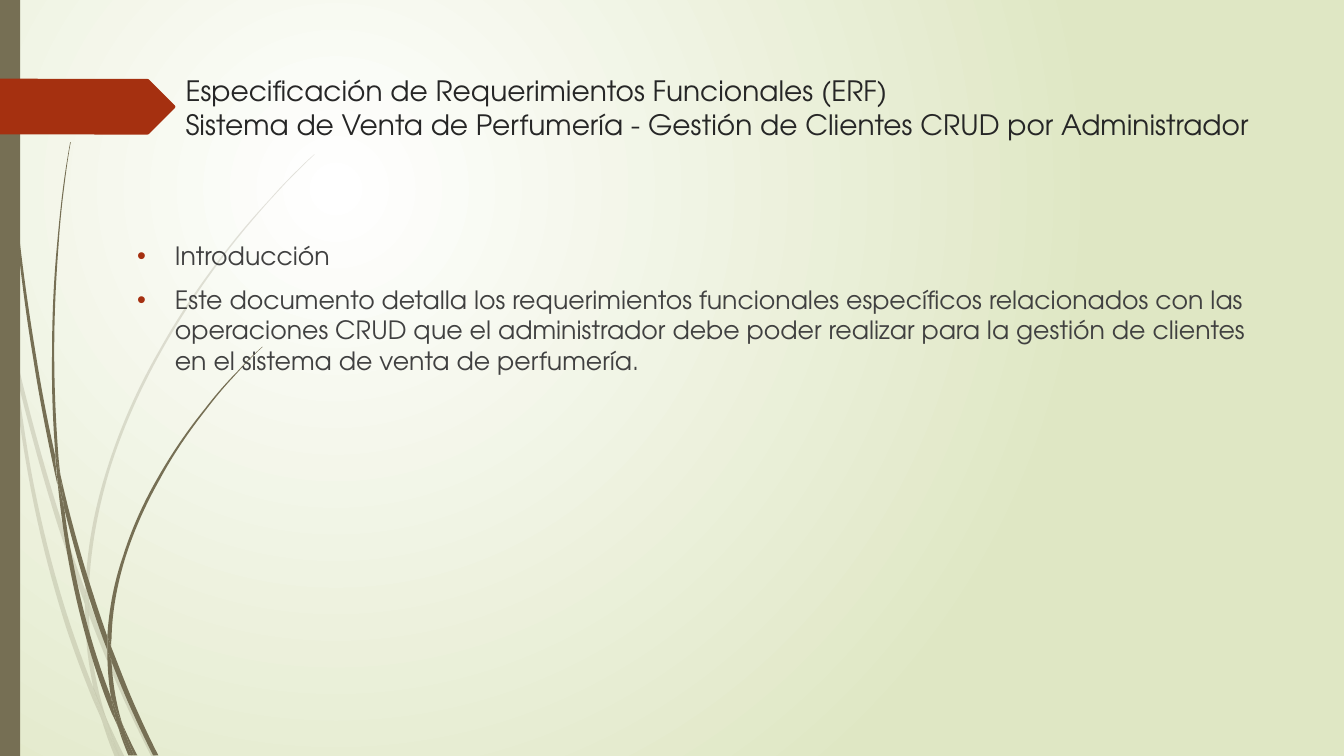
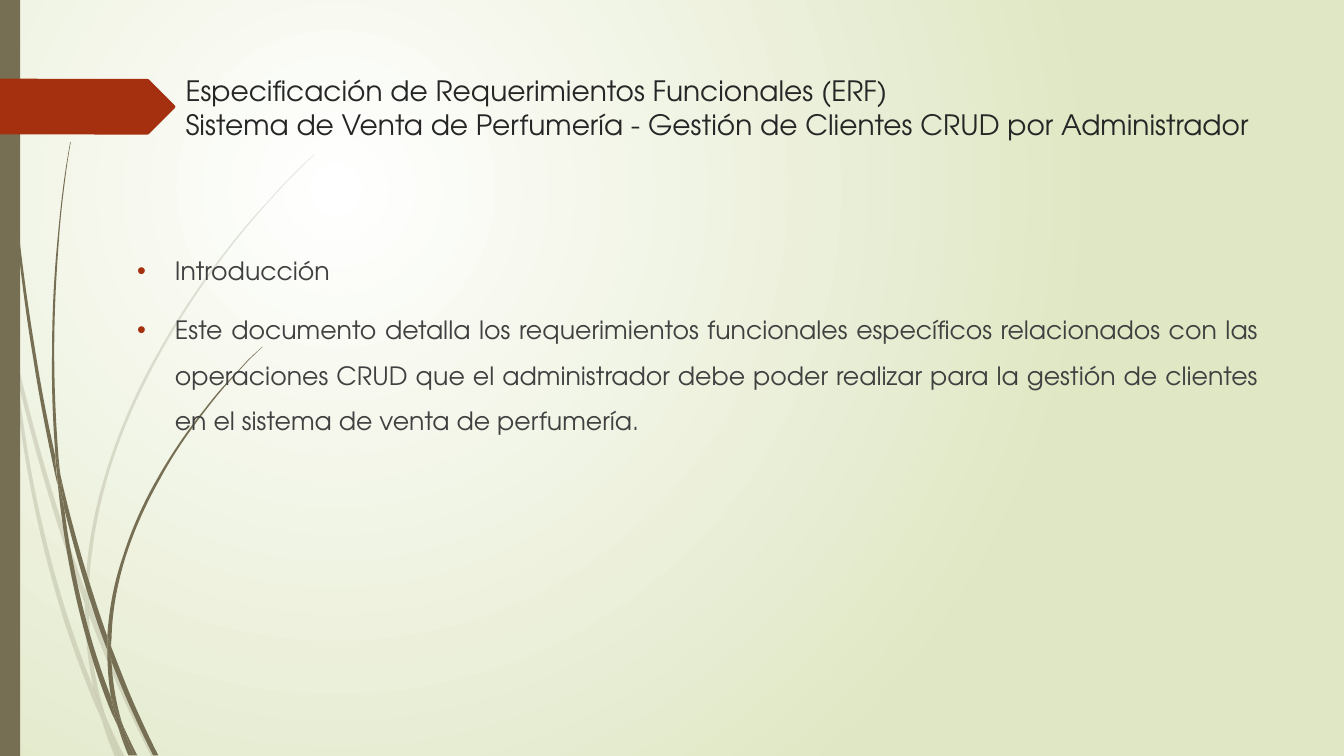
Before and after one commit to ChristianHernand16/Human-Computer-Integration-Human-Computer-Integration-And-Digital-Citizenship, a slide deck: slide 10 of Parte III/Informe/SISTEMA DE GESTIÓN DE VENTAS DE PERFUMERÍA EN.pptx (slide 13 before the commit). Drawn at 1344x756 pixels with LibreOffice and Linux fonts; fonts in the diff are those of the drawing. Boxes give left, top, right and bottom in pixels: in the first picture for what was removed or moved away, otherwise in the second. Text is boxed around its words. In the diff, an @@ line names an element or a change of style, - is before the commit and + after.

```diff
--- a/Parte III/Informe/SISTEMA DE GESTIÓN DE VENTAS DE PERFUMERÍA EN.pptx
+++ b/Parte III/Informe/SISTEMA DE GESTIÓN DE VENTAS DE PERFUMERÍA EN.pptx
@@ text "Introducción" at (175, 261, 1257, 442): alignment left to justified; line spacing 1 to 1.5 @@
```
Also in this commit, not shown: 11 other slides changed, 1 other file.
